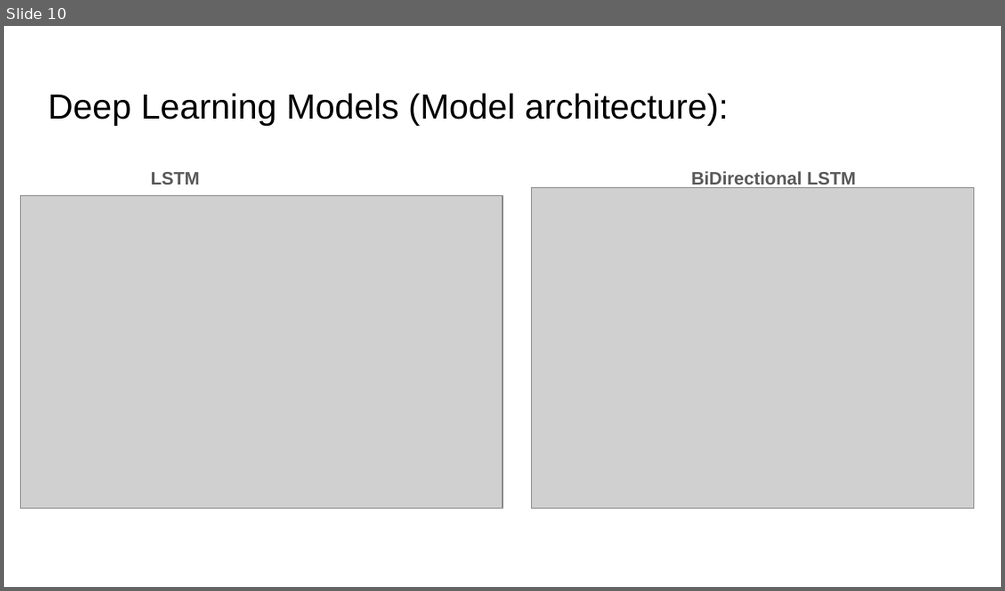
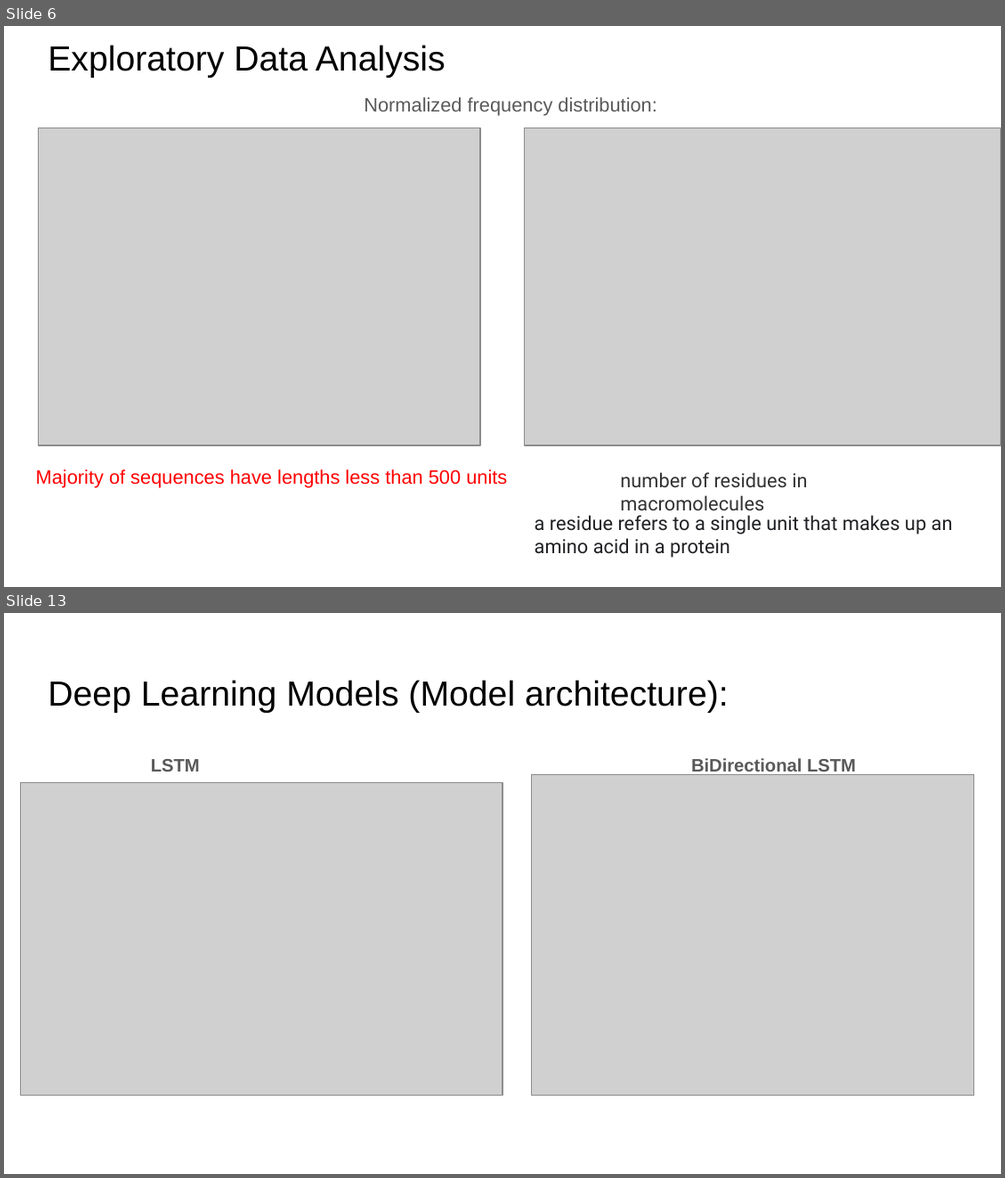
Before and after one commit to abishek269/Protein-Super-family-Classification-, a slide deck: Final_report_presentation.pptx. Shown one above the other, each under a label of ours: slide 10 before the commit, slides 6 and 13 after it; the slides between them are not shown. The pictures are 1005x591 and 1005x1178 pixels, drawn with LibreOffice and Linux fonts; fonts in the diff are those of the drawing; grey boxes stand for pictures. Boxes give left, top, right and bottom in pixels: in the first picture for what was removed or moved away, otherwise in the second. Text is boxed around its words. In the diff, an @@ line names an element or a change of style, - is before the commit and + after.

```diff
--- a/Final_report_presentation.pptx
+++ b/Final_report_presentation.pptx
@@ slide 6 added at <box>4,26,1001,587</box>, background #FFFFFF @@
@@ title added at <box>48,45,445,78</box>, 25.2 pt, text #000000 @@
+Exploratory Data Analysis
@@ text added at <box>364,97,656,116</box>, 14 pt, text #595959 @@
+Normalized frequency distribution:
@@ picture added at <box>38,127,480,444</box> @@
@@ picture added at <box>525,127,1001,444</box> @@
@@ text added at <box>36,469,507,488</box>, 14 pt, text #FF0000 @@
+Majority of sequences have lengths less than 500 units
@@ text added at <box>620,472,807,516</box>, 14 pt, text #333333 @@
+number of residues in macromolecules
@@ text added at <box>534,515,953,557</box>, 14 pt, text #202124 @@
+a residue refers to a single unit that makes up an amino acid in a protein
@@ what was slide 10 is now slide 13 @@
```
Also in this commit, not shown: 8 slides changed, 3 other slides added, 1 slide removed.
